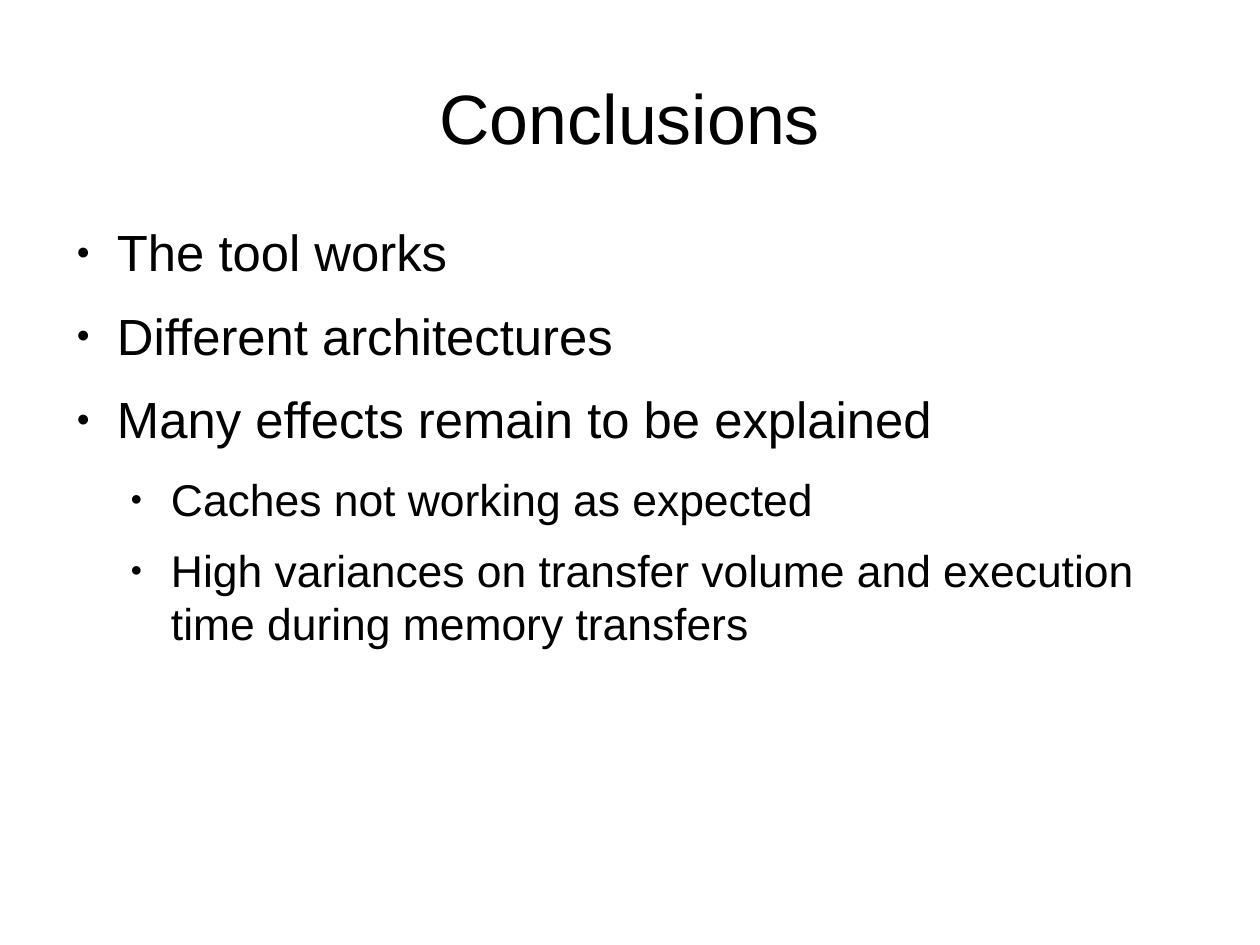
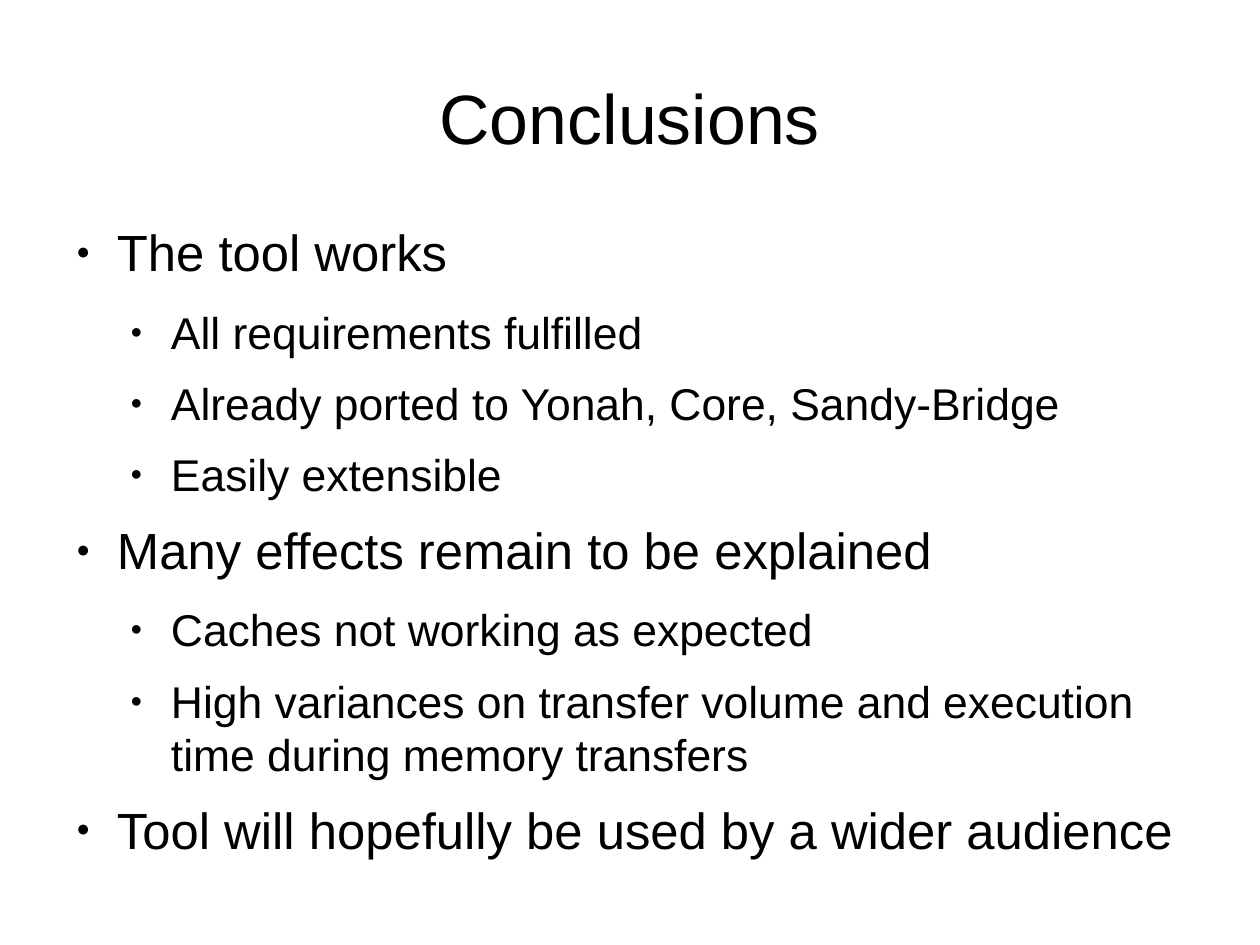
Before and after one commit to GeorgOfenbeck/Thesis_Steinmann, a slide deck: slide 30 of presentation.odp (slide 13 before the commit). Drawn at 1260x945 pixels with LibreOffice and Linux fonts; fonts in the diff are those of the drawing. Boxes give left, top, right and bottom in pixels: in the first picture for what was removed or moved away, otherwise in the second. Text is boxed around its words. In the diff, an @@ line names an element or a change of style, - is before the commit and + after.

Commit message:
presentation

```diff
--- a/presentation.odp
+++ b/presentation.odp
@@ text at (171, 316, 1059, 501): text changed; size 32 to 28 pt @@
-● Different architectures
+  ● All requirements fulfilled
+  ● Already ported to Yonah, Core, Sandy-Bridge
+  ● Easily extensible
@@ text at (117, 812, 1172, 859): paragraph added @@
+● Tool will hopefully be used by a wider audience
```
Also in this commit, not shown: 1 other slide changed, 19 slides added, 2 slides removed.
